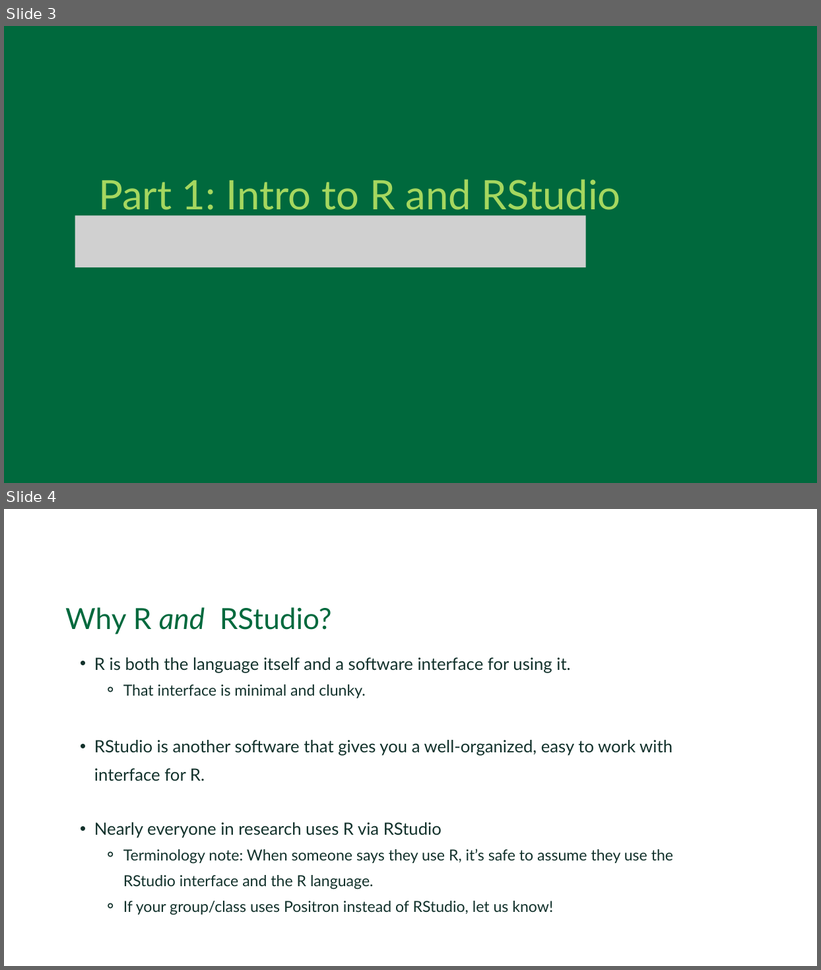
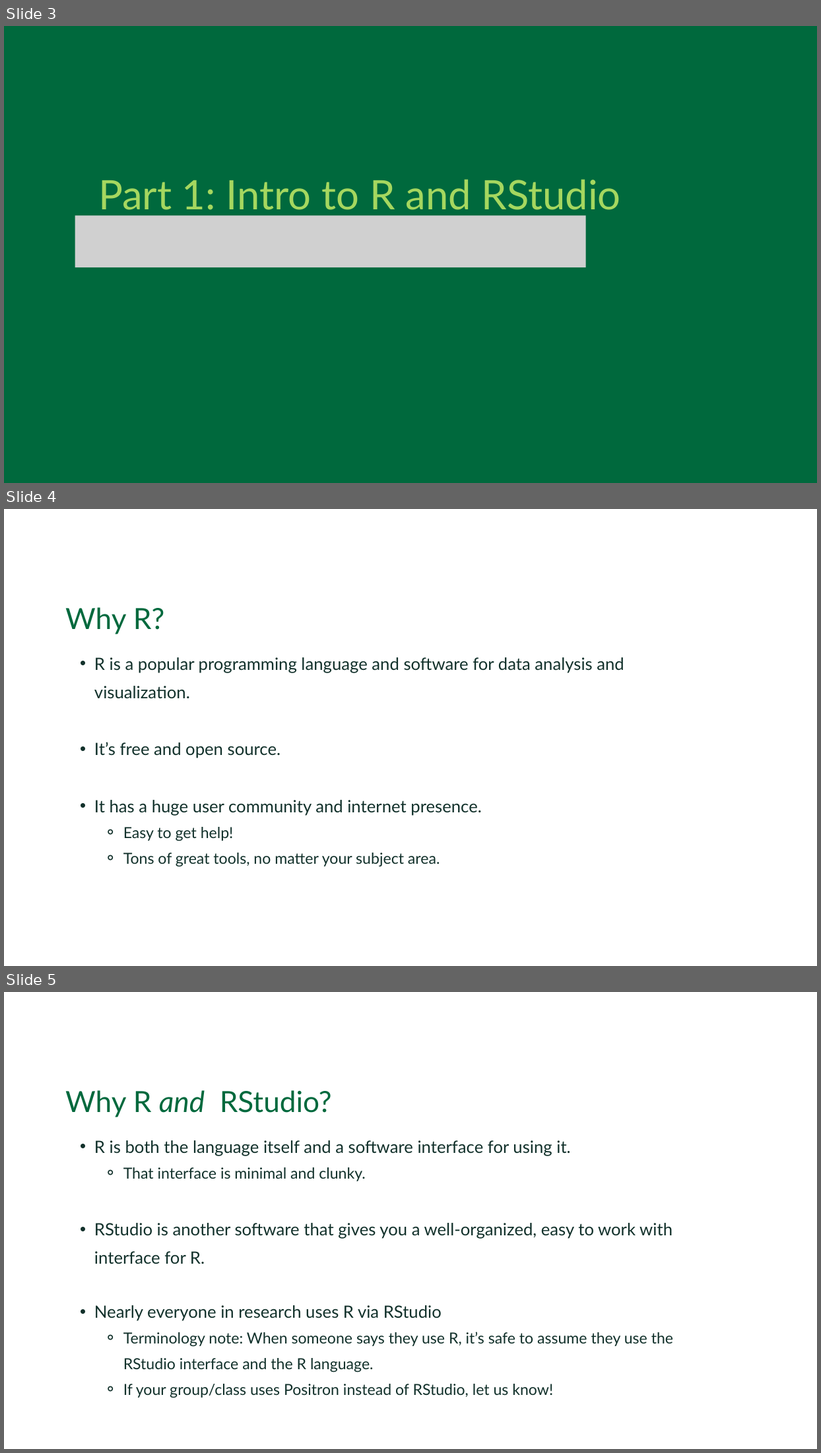
Before and after one commit to Dartmouth-Libraries/r_research-fundamentals_ws, a slide deck: slides/01b_R_intro_data_functions.pptx. Shown one above the other, each under a label of ours: slides 3 and 4 before the commit, slides 3, 4 and 5 after it. The pictures are 821x970 and 821x1453 pixels, drawn with LibreOffice and Linux fonts; fonts in the diff are those of the drawing; grey boxes stand for pictures; background and template pictures are left out. Boxes give left, top, right and bottom in pixels: in the first picture for what was removed or moved away, otherwise in the second. Text is boxed around its words. In the diff, an @@ line names an element or a change of style, - is before the commit and + after.

```diff
--- a/slides/01b_R_intro_data_functions.pptx
+++ b/slides/01b_R_intro_data_functions.pptx
@@ slide 4 added at (x1=4, y1=509, x2=817, y2=966), background #FFFFFF @@
@@ text added at (x1=65, y1=607, x2=164, y2=634), 34.5 pt, text #00693D @@
+Why R?
@@ text added at (x1=94, y1=657, x2=624, y2=867), 20.1 pt, text #12312B @@
+  • R is a popular programming language and software for data analysis and visualization.
+  • It’s free and open source.
+  • It has a huge user community and internet presence.
+    ⚬ Easy to get help!
+    ⚬ Tons of great tools, no matter your subject area.
@@ what was slide 4 is now slide 5 @@
```
Also in this commit, not shown: 3 slides changed, 2 other slides added, 3 other files.
